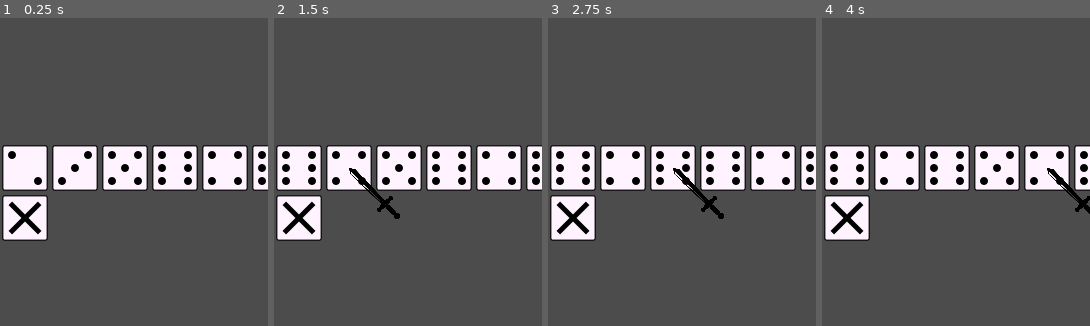
Above: before the commit, frames 1-4 (left to right).
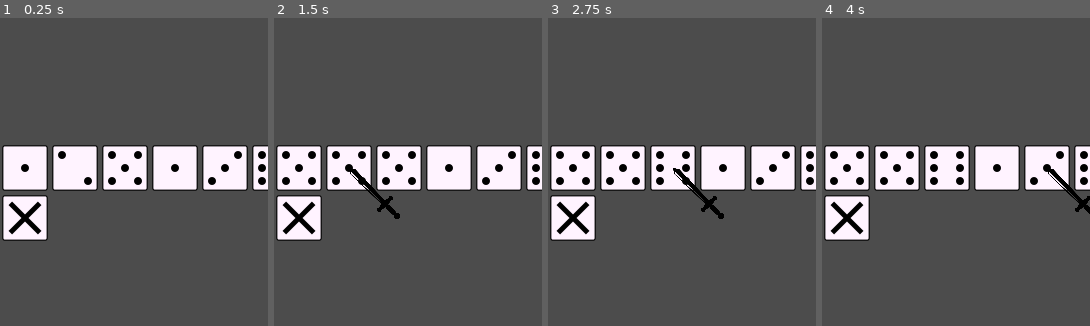
Above: after the commit, the same moments.

Repository: mraich/lantern
Game: Godot game, scene res://scenes/world.tscn
The game is run twice, just before and just after one commit, with the same random seed, the same clock (stepped at 60 frames per second) and the same inputs.
Inputs (mouse positions are % of the whole screen's width and height, from its top left):
- Up to frame 1 (0.25 s): no input
- Up to frame 2 (1.5 s): tap Enter at 0.5 s; move the mouse to (37, 24) at 0.52 s; hold Right mouse button (right_click) 0.53-1.28 s; click (37, 24) at 0.67 s; tap Space at 1.25 s; move the mouse to (47, 24) at 1.27 s; right-click (47, 24) at 1.35 s; click (47, 24) at 1.42 s
- Up to frame 3 (2.75 s): tap Enter at 2 s; move the mouse to (56, 24) at 2.02 s; hold Right mouse button (right_click) from 2.03 s (still down); click (56, 24) at 2.17 s
- Up to frame 4 (4 s): tap Space at 2.75 s; move the mouse to (65, 24) at 2.77 s; release Right mouse button (right_click) at 2.78 s; right-click (65, 24) at 2.85 s; click (65, 24) at 2.92 s; tap Enter at 3.5 s; move the mouse to (74, 24) at 3.52 s; hold Right mouse button (right_click) from 3.53 s (still down); click (74, 24) at 3.67 s
The pictures show only the part of the screen within x 33-82%, y 0-50%; the shares and areas given below are measured in that part.

The runs differ from the first frame. In frame 1, 1.3% of the frame differs, in the area x 2-91%, y 43-55%; in frame 2, 1.0%; in frame 3, 1.0%; in frame 4, 0.7%.

Commit message:
DicePlayable:: A DicePlayable átnevezése DiceClickabled-re.
  Bevezetek majd ehelyett egy új DicePlayable osztályt, amiben már tényleg
  csak azok a funkciók kerülnek implementálásra, amelyek a játékmenettel
  lesznek kapcsolatosak.

Diff:
--- a/scenes/dice/dice_playable.tscn
+++ b/scenes/dice/dice_clickable.tscn
@@ -1,9 +1,9 @@
 [gd_scene load_steps=5 format=2]
 
 [ext_resource path="res://scenes/dice/dice_rollable.tscn" type="PackedScene" id=1]
-[ext_resource path="res://scripts/dice/dice_playable.gd" type="Script" id=2]
+[ext_resource path="res://scripts/dice/dice_clickable.gd" type="Script" id=2]
 
-[sub_resource type="GDScript" id=2]
+[sub_resource type="GDScript" id=1]
 script/source = "# script: dice_area
 
 extends Area2D
@@ -23,14 +23,14 @@
 	pass
 "
 
-[sub_resource type="RectangleShape2D" id=1]
+[sub_resource type="RectangleShape2D" id=2]
 extents = Vector2( 20.832, 20.832 )
 
-[node name="dice_playable" index="0" instance=ExtResource( 1 )]
+[node name="dice_clickable" index="0" instance=ExtResource( 1 )]
 script = ExtResource( 2 )
 
 [node name="dice_area" type="Area2D" parent="." index="1"]
-script = SubResource( 2 )
+script = SubResource( 1 )
 
 [node name="dice_shape" type="CollisionShape2D" parent="dice_area" index="0"]
-shape = SubResource( 1 )
+shape = SubResource( 2 )
--- a/scripts/container/dice_container.gd
+++ b/scripts/container/dice_container.gd
@@ -4,7 +4,7 @@
 
 var dices = []
 const _DICE_COUNT = 6
-const _dice_class = preload("res://scenes/dice/dice_playable.tscn")
+const _dice_class = preload("res://scenes/dice/dice_clickable.tscn")
 
 # Indicating the value has changed.
 signal on_value_changed
--- a/scripts/dice/dice_playable.gd
+++ b/scripts/dice/dice_clickable.gd
@@ -1,4 +1,4 @@
-# script: dice_playable
+# script: dice_clickable
 
 extends "res://scripts/dice/dice_rollable.gd"
 
